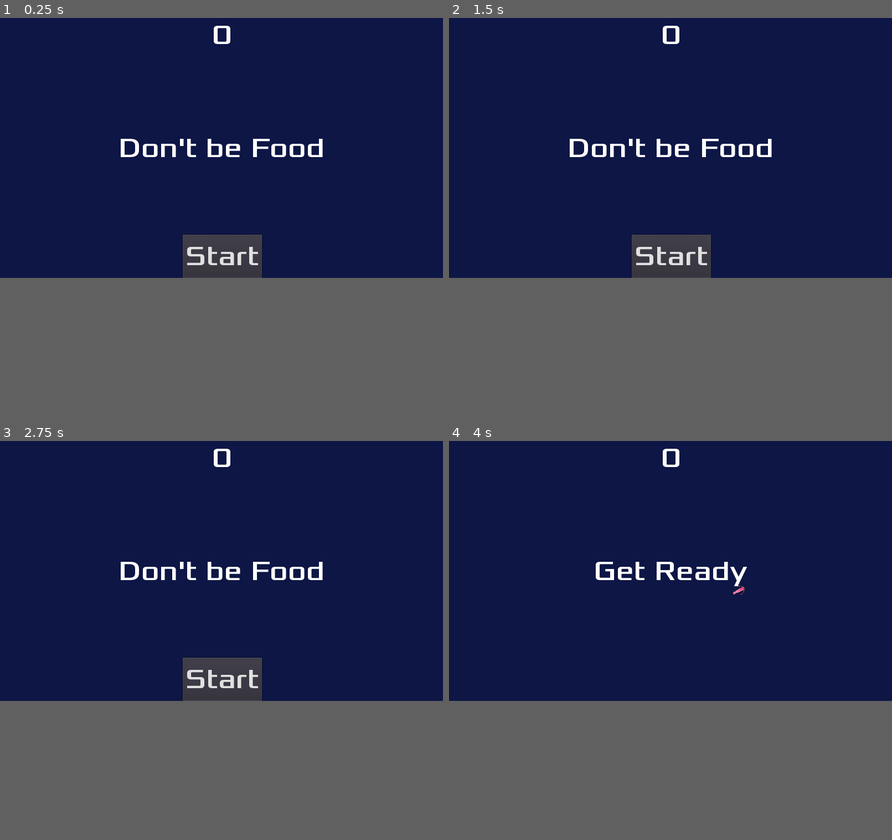
Above: before the commit, frames 1-4 (two rows, left to right).
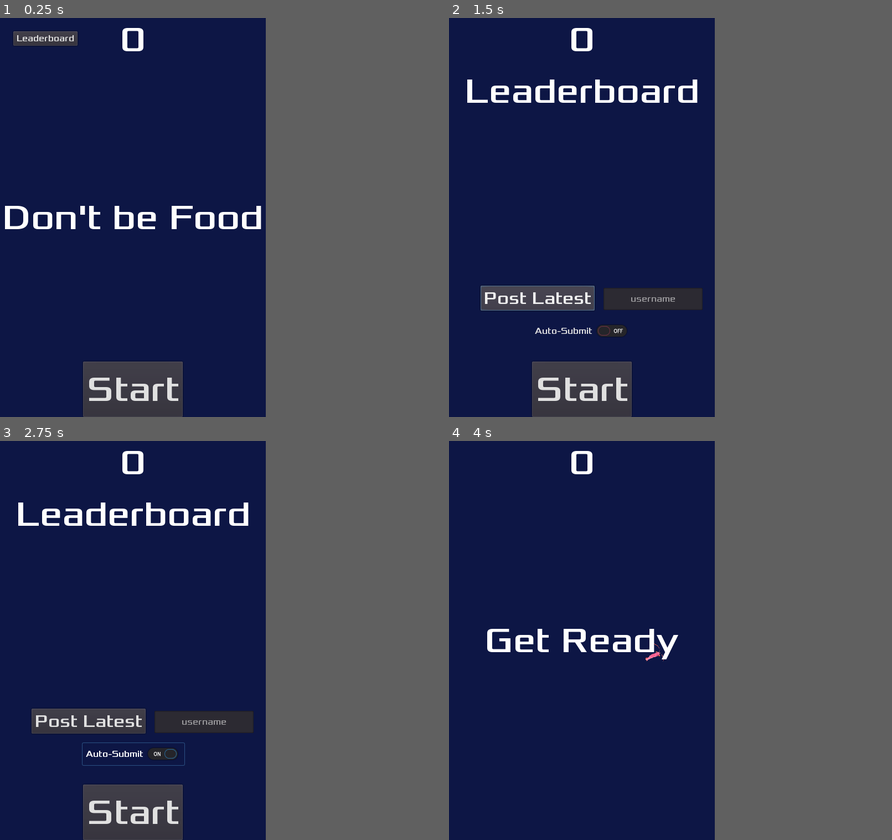
Above: after the commit, the same moments.

Repository: beeryt/Dont-Be-Food
Game: Godot game, scene res://Main.tscn
Same seed, same stepped clock (60 frames per second), same inputs: the game is played once before the commit and once after it.
Inputs (mouse positions are in pixels of both pictures, inside the frame that each line leads up to):
- Up to frame 1 (0.25 s): no input
- Up to frame 2 (1.5 s): click (524, 29) at 0.5 s, where only the run after the commit has a clickable "Leaderboard"; click (595, 201) at 1.25 s, where only the run after the commit has a clickable "Post Latest"
- Up to frame 3 (2.75 s): click (221, 644) at 2 s, where only the run after the commit has a clickable "Auto-Submit"
- Up to frame 4 (4 s): click "Start" at 2.75 s; tap Enter at 3.5 s; move the mouse to (767, 556) at 3.52 s; hold Right (ui_right) from 3.53 s (still down); click (767, 556) at 3.67 s
The window is 800x469 before the commit and 480x720 after it. Grey fills any space a smaller window leaves; there, only what the larger window draws over its background counts as a difference.

The runs differ from the first frame. In frame 1, 7.9% of the frame differs, in the area x 1-73%, y 1-100%; in frame 2, 10%; in frame 3, 11%, in the area x 4-73%, y 1-100%; in frame 4, 2.0%.
Error after the commit: Unable to iterate on object of type 'Nil'. (res://Leaderboard.gd:26)

Commit message:
feat: add leaderboard

Diff:
--- a/HUD.gd
+++ b/HUD.gd
@@ -14,13 +14,27 @@
 	$MessageLabel.show()
 	yield(get_tree().create_timer(1), "timeout")
 	$StartButton.show()
+	$LeaderboardButton.show()
+	#$SettingsButton.show()
 
 func update_score(score):
 	$ScoreLabel.text = str(score)
 
 func _on_StartButton_pressed():
+	$Leaderboard.hide()
 	$StartButton.hide()
+	$LeaderboardButton.hide()
+	$SettingsButton.hide()
+	$MessageLabel.show()
+	$ScoreLabel.show()
 	emit_signal("start_game")
 
 func _on_MessageTimer_timeout():
 	$MessageLabel.hide()
+
+
+func _on_LeaderboardButton_pressed():
+	$Leaderboard.show()
+	$Leaderboard.poll()
+	$LeaderboardButton.hide()
+	$MessageLabel.hide()
--- a/HUD.tscn
+++ b/HUD.tscn
@@ -1,7 +1,8 @@
-[gd_scene load_steps=8 format=2]
+[gd_scene load_steps=11 format=2]
 
 [ext_resource path="res://fonts/Xolonium-Regular.ttf" type="DynamicFontData" id=1]
 [ext_resource path="res://HUD.gd" type="Script" id=2]
+[ext_resource path="res://Leaderboard.tscn" type="PackedScene" id=3]
 
 [sub_resource type="DynamicFont" id=1]
 size = 64
@@ -20,6 +21,12 @@
 
 [sub_resource type="ShortCut" id=5]
 shortcut = SubResource( 4 )
+
+[sub_resource type="DynamicFont" id=6]
+font_data = ExtResource( 1 )
+
+[sub_resource type="DynamicFont" id=7]
+font_data = ExtResource( 1 )
 
 [node name="HUD" type="CanvasLayer"]
 script = ExtResource( 2 )
@@ -66,5 +73,34 @@
 [node name="MessageTimer" type="Timer" parent="."]
 wait_time = 2.0
 one_shot = true
+
+[node name="LeaderboardButton" type="Button" parent="."]
+margin_left = 24.0
+margin_top = 24.0
+margin_right = 12.0
+margin_bottom = 20.0
+custom_fonts/font = SubResource( 6 )
+text = "Leaderboard"
+__meta__ = {
+"_edit_use_anchors_": false
+}
+
+[node name="SettingsButton" type="Button" parent="."]
+visible = false
+anchor_left = 0.95
+anchor_right = 0.95
+margin_left = -82.0
+margin_top = 24.0
+margin_bottom = 26.0
+custom_fonts/font = SubResource( 7 )
+text = "Settings"
+__meta__ = {
+"_edit_use_anchors_": false
+}
+
+[node name="Leaderboard" parent="." instance=ExtResource( 3 )]
+visible = false
+show_behind_parent = true
 [connection signal="pressed" from="StartButton" to="." method="_on_StartButton_pressed"]
 [connection signal="timeout" from="MessageTimer" to="." method="_on_MessageTimer_timeout"]
+[connection signal="pressed" from="LeaderboardButton" to="." method="_on_LeaderboardButton_pressed"]
--- /dev/null
+++ b/Leaderboard.gd
@@ -0,0 +1,51 @@
+extends Control
+
+
+const url = "https://smileycarl.com/food_chain_api/api"
+const use_ssl = true
+
+var ScoreCard = preload("res://ScoreEntry.tscn")
+var latest_score = null
+
+func _ready():
+	pass
+
+
+func poll():
+	print("Polling leaderboard...")
+	var err = $HTTPRequest.request(url + "/scores")
+	if err != OK: push_error("An error occured in the HTTP request")
+
+
+func _on_HTTPRequest_request_completed(_result, _response_code, _headers, body):
+	for child in $VBoxContainer.get_children():
+		child.queue_free()
+
+	var i = 1 # score indices start at 1
+	var response = parse_json(body.get_string_from_utf8())
+	for row in response:
+		var score_card = ScoreCard.instance()
+		score_card.refresh(i, row["name"], row["score"])
+		$VBoxContainer.add_child(score_card)
+		i += 1
+
+	print("Leaderboard updated!")
+
+
+func submit_score(score):
+	var headers = ["Content-Type: application/json"]
+	$HTTPPost.request(url + "/submit",
+		headers, use_ssl, HTTPClient.METHOD_POST,
+		JSON.print({
+			"name": $Username.text,
+			"score": score
+		}))
+	latest_score = 0 # disable multiple entries
+
+
+func _on_PostButton_pressed():
+	print("Latest Score: ", latest_score)
+	print("By: ", $Username.text)
+
+	if $Username.text and latest_score:
+		submit_score(latest_score)
--- /dev/null
+++ b/Leaderboard.tscn
@@ -0,0 +1,90 @@
+[gd_scene load_steps=7 format=2]
+
+[ext_resource path="res://Leaderboard.gd" type="Script" id=1]
+[ext_resource path="res://fonts/Xolonium-Regular.ttf" type="DynamicFontData" id=2]
+
+[sub_resource type="DynamicFont" id=1]
+size = 64
+font_data = ExtResource( 2 )
+
+[sub_resource type="DynamicFont" id=2]
+size = 32
+font_data = ExtResource( 2 )
+
+[sub_resource type="DynamicFont" id=3]
+font_data = ExtResource( 2 )
+
+[sub_resource type="DynamicFont" id=4]
+font_data = ExtResource( 2 )
+
+[node name="Leaderboard" type="Control"]
+anchor_right = 1.0
+anchor_bottom = 0.8
+margin_top = 93.0
+script = ExtResource( 1 )
+__meta__ = {
+"_edit_use_anchors_": false
+}
+
+[node name="HTTPRequest" type="HTTPRequest" parent="."]
+
+[node name="VBoxContainer" type="VBoxContainer" parent="."]
+anchor_left = 0.5
+anchor_top = 0.4
+anchor_right = 0.5
+anchor_bottom = 0.4
+margin_left = -143.0
+margin_top = -124.4
+margin_right = 143.0
+margin_bottom = 172.6
+custom_constants/separation = 32
+alignment = 1
+__meta__ = {
+"_edit_use_anchors_": false
+}
+
+[node name="Label" type="Label" parent="."]
+anchor_right = 1.0
+margin_bottom = 78.0
+custom_fonts/font = SubResource( 1 )
+text = "Leaderboard"
+align = 1
+valign = 1
+__meta__ = {
+"_edit_use_anchors_": false
+}
+
+[node name="PostButton" type="Button" parent="."]
+margin_left = 57.2258
+margin_top = 389.768
+margin_right = 263.226
+margin_bottom = 434.768
+custom_fonts/font = SubResource( 2 )
+text = "Post Latest"
+__meta__ = {
+"_edit_use_anchors_": false
+}
+
+[node name="AutoSwitch" type="CheckButton" parent="."]
+margin_left = 149.264
+margin_top = 452.491
+margin_right = 333.264
+margin_bottom = 492.491
+custom_fonts/font = SubResource( 3 )
+text = "Auto-Submit"
+
+[node name="Username" type="LineEdit" parent="."]
+margin_left = 279.0
+margin_top = 394.48
+margin_right = 458.0
+margin_bottom = 434.48
+custom_fonts/font = SubResource( 4 )
+align = 1
+placeholder_text = "username"
+__meta__ = {
+"_edit_use_anchors_": false
+}
+
+[node name="HTTPPost" type="HTTPRequest" parent="."]
+[connection signal="request_completed" from="HTTPRequest" to="." method="_on_HTTPRequest_request_completed"]
+[connection signal="pressed" from="PostButton" to="." method="_on_PostButton_pressed"]
--- a/Main.gd
+++ b/Main.gd
@@ -16,11 +16,35 @@
 
 	randomize()
 
+	var load_file = File.new()
+	if load_file.file_exists("user://save.json"):
+		load_file.open("user://save.json", File.READ)
+		var data = parse_json(load_file.get_as_text())
+		print("Loading: ", data)
+		$HUD/Leaderboard/Username.text = data["username"]
+		$HUD/Leaderboard/AutoSwitch.pressed = data["auto"]
+
+
+func _notification(what):
+	if what == MainLoop.NOTIFICATION_WM_QUIT_REQUEST:
+		var save_file = File.new()
+		save_file.open("user://save.json", File.WRITE)
+		var data = JSON.print({
+			"username": $HUD/Leaderboard/Username.text,
+			"auto": $HUD/Leaderboard/AutoSwitch.pressed
+		})
+		print("Saving: ", data)
+		save_file.store_line(data)
+		get_tree().quit()
+
 func game_over(name):
 	$ScoreTimer.stop()
 	$MobTimer.stop()
 
+	$HUD/Leaderboard.latest_score = score
 	$HUD.show_game_over(name)
+	if $HUD/Leaderboard/AutoSwitch.pressed:
+		$HUD/Leaderboard.submit_score(score)
 
 	$Music.stop()
 	$DeathSound.play()
--- /dev/null
+++ b/ScoreEntry.gd
@@ -0,0 +1,8 @@
+extends ReferenceRect
+
+
+func refresh(index, user, score):
+	print(index, user, score)
+	$Index.text = str(index) + "."
+	$Name.text = str(user)
+	$Score.text = str(score)
--- /dev/null
+++ b/ScoreEntry.tscn
@@ -0,0 +1,71 @@
+[gd_scene load_steps=6 format=2]
+
+[ext_resource path="res://ScoreEntry.gd" type="Script" id=1]
+[ext_resource path="res://fonts/Xolonium-Regular.ttf" type="DynamicFontData" id=2]
+
+[sub_resource type="DynamicFont" id=1]
+size = 24
+font_data = ExtResource( 2 )
+
+[sub_resource type="DynamicFont" id=2]
+size = 24
+font_data = ExtResource( 2 )
+
+[sub_resource type="DynamicFont" id=3]
+size = 24
+font_data = ExtResource( 2 )
+
+[node name="ScoreEntry" type="ReferenceRect"]
+anchor_right = 1.0
+margin_right = -224.0
+margin_bottom = 24.0
+script = ExtResource( 1 )
+__meta__ = {
+"_edit_use_anchors_": false
+}
+
+[node name="Index" type="Label" parent="."]
+anchor_top = 0.5
+anchor_bottom = 0.5
+margin_top = -15.0
+margin_right = 72.0
+margin_bottom = 15.0
+custom_fonts/font = SubResource( 1 )
+text = "10."
+valign = 1
+__meta__ = {
+"_edit_use_anchors_": false
+}
+
+[node name="Name" type="Label" parent="."]
+anchor_left = 0.5
+anchor_top = 0.5
+anchor_right = 0.5
+anchor_bottom = 0.5
+margin_left = -78.0
+margin_top = -15.0
+margin_right = 78.0
+margin_bottom = 15.0
+custom_fonts/font = SubResource( 2 )
+text = "Name"
+valign = 1
+clip_text = true
+__meta__ = {
+"_edit_use_anchors_": false
+}
+
+[node name="Score" type="Label" parent="."]
+anchor_left = 1.0
+anchor_top = 0.5
+anchor_right = 1.0
+anchor_bottom = 0.5
+margin_left = -77.0
+margin_top = -15.0
+margin_bottom = 15.0
+custom_fonts/font = SubResource( 3 )
+text = "Score"
+align = 2
+valign = 1
+__meta__ = {
+"_edit_use_anchors_": false
+}
--- a/project.godot
+++ b/project.godot
@@ -27,8 +27,11 @@
 
 [display]
 
+window/size/width=480
+window/size/height=720
 window/handheld/orientation="portrait"
 window/stretch/mode="2d"
+window/stretch/aspect="keep"
 
 [gdnative]
 
Not shown, changed: export_presets.cfg
